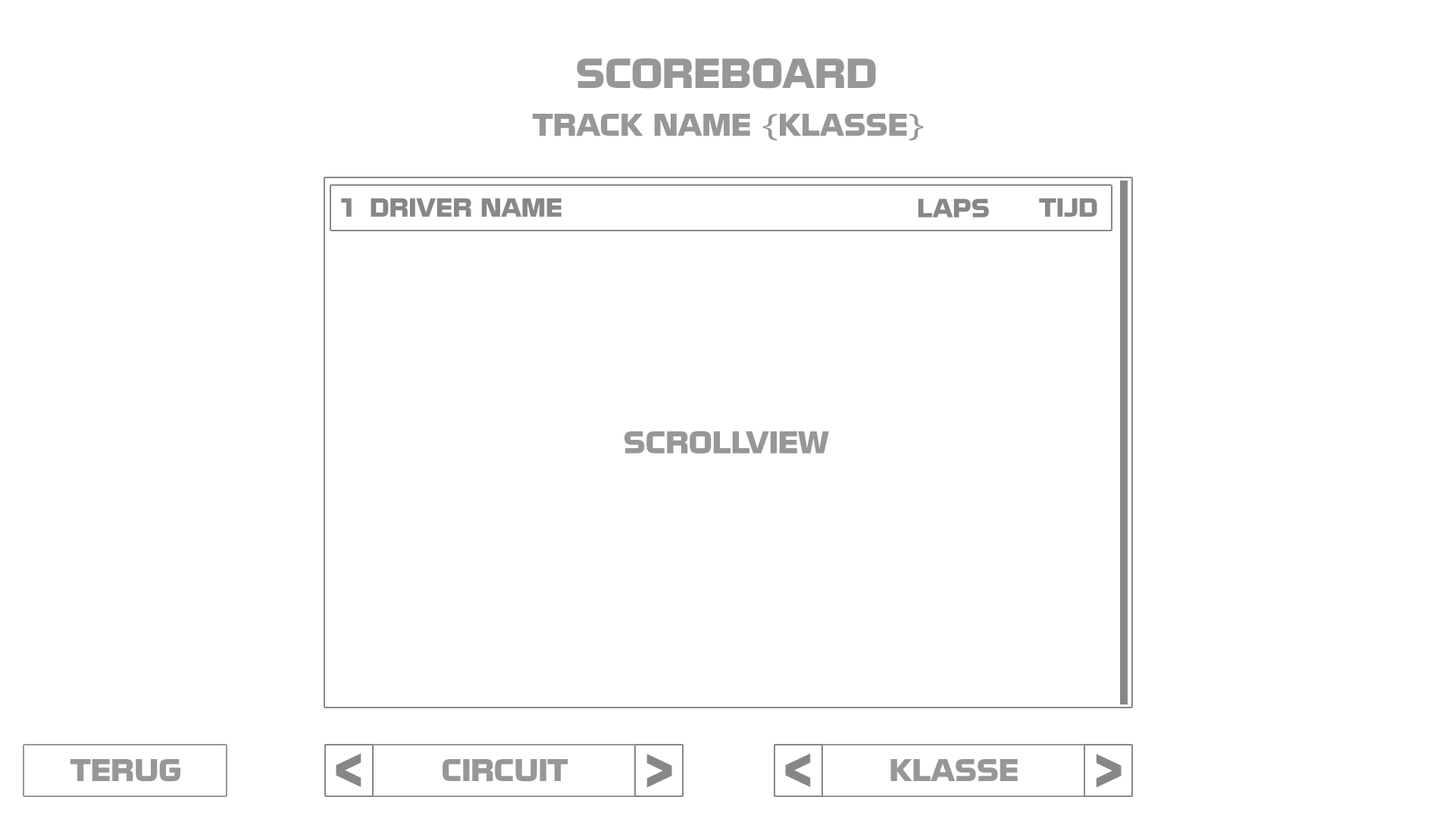
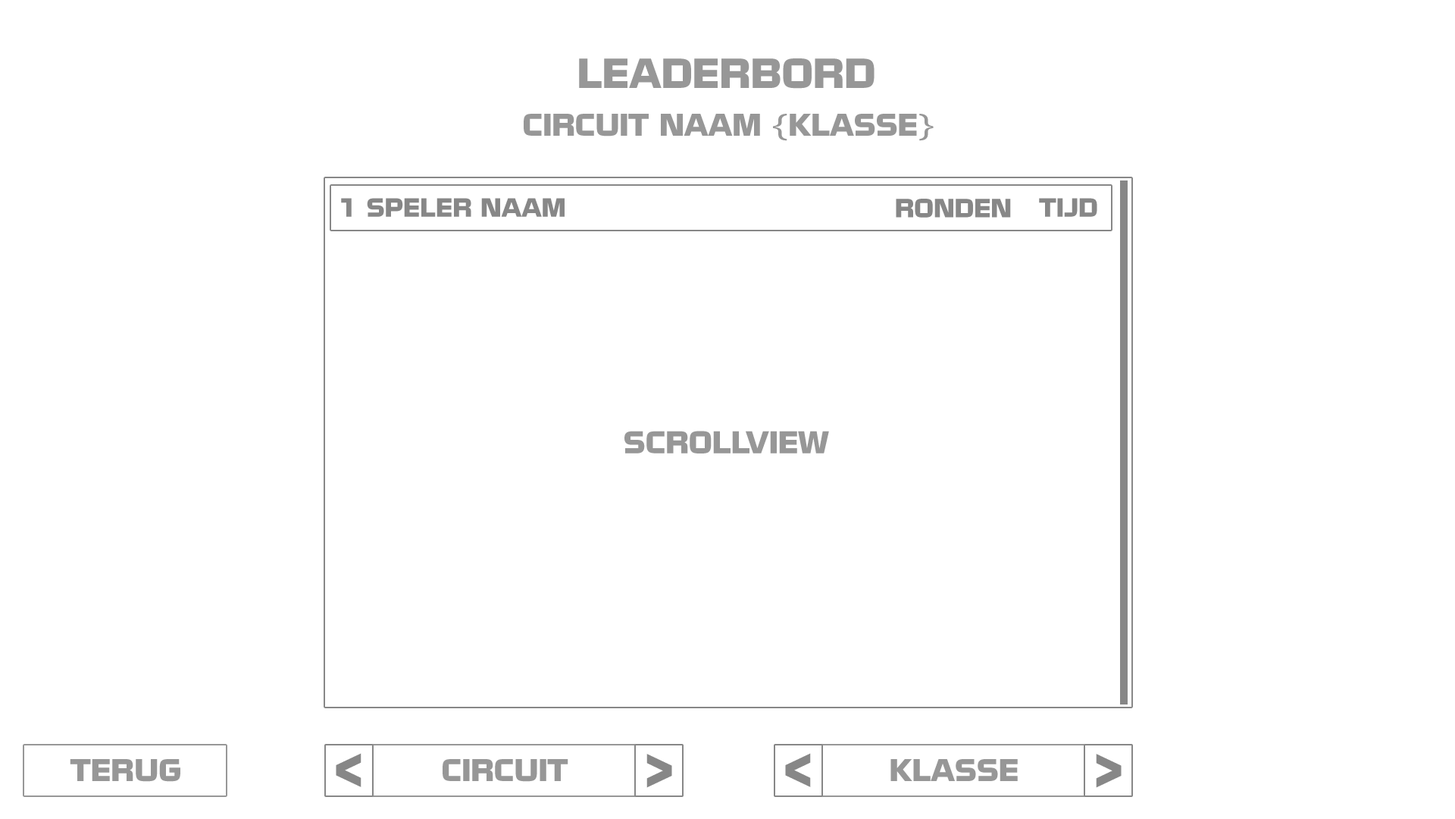
Two versions of the same layered image (1455 x 819). Layer-by-layer changes:
renamed "LAPS" to "RONDEN", painted on it over [895,198,1012,218]
renamed "DRIVER NAME" to "SPELER NAAM", painted on it over [366,197,565,217]
renamed "TRACK NAME {KLASSE}" to "CIRCUIT NAAM {KLASSE}", painted on it over [523,113,934,141]
renamed "SCOREBOARD" to "LEADERBORD", painted on it over [576,58,877,89]
